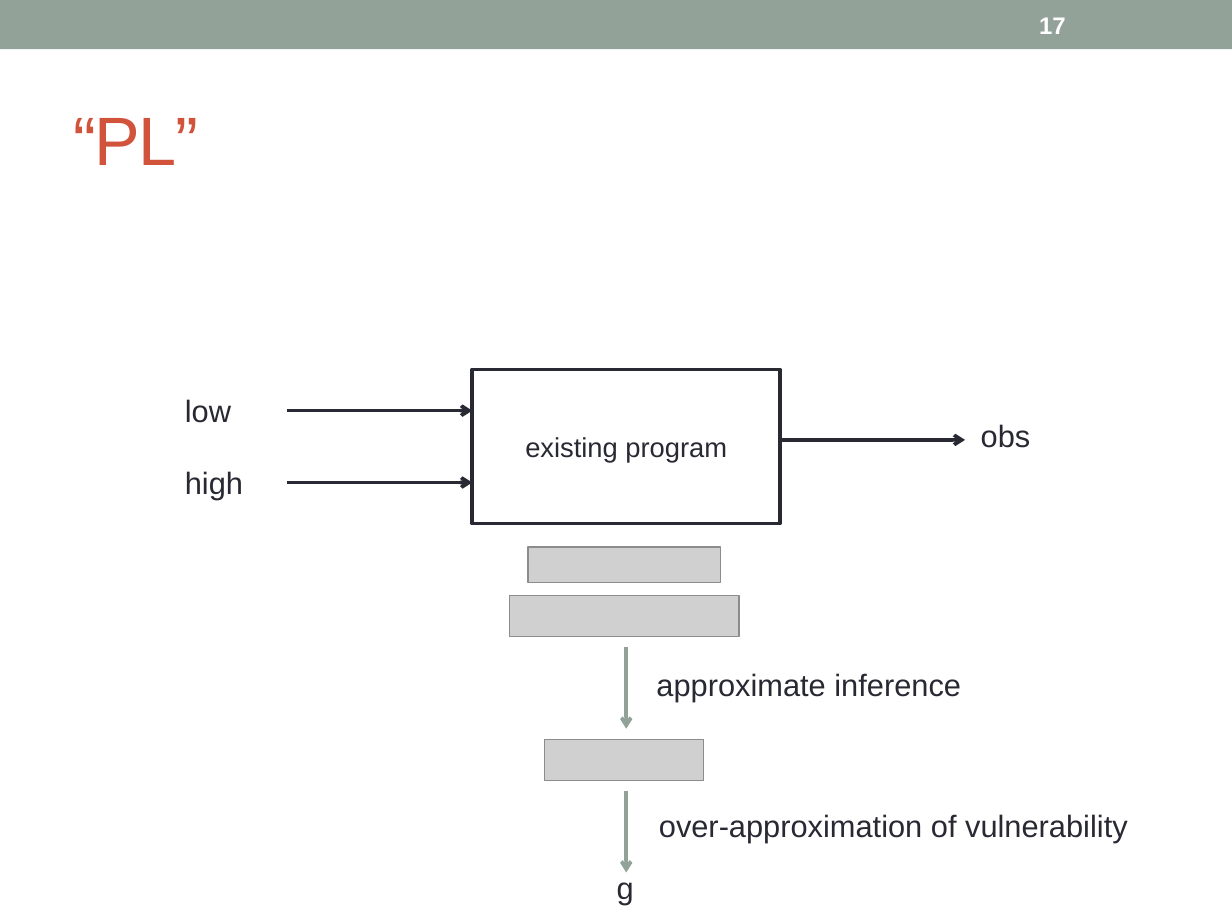
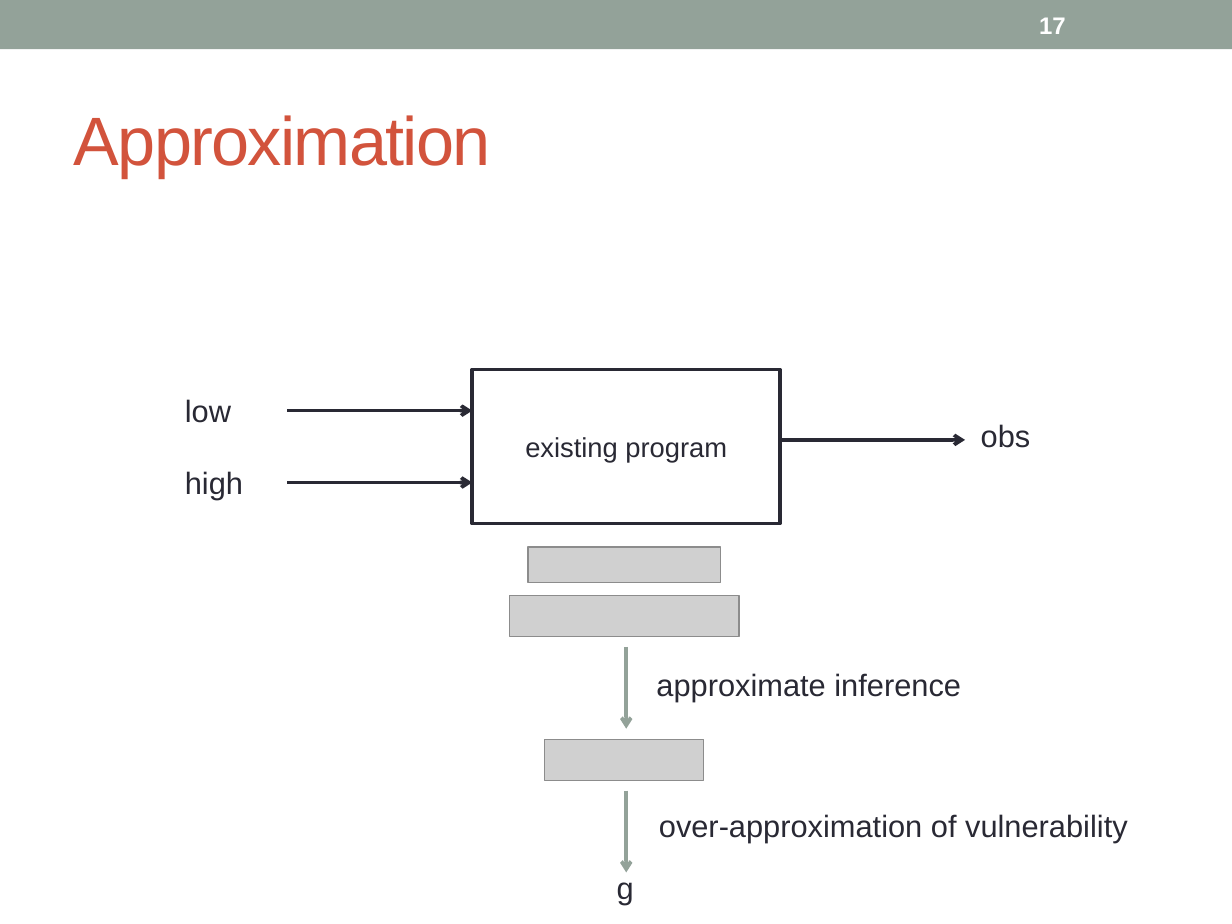
Before and after one commit to piotrm0/piotrm0.github.io, a slide deck: slide 17 of docs/mardziel15hcss.pres.pptx. Drawn at 1232x924 pixels with LibreOffice and Linux fonts; fonts in the diff are those of the drawing; grey boxes stand for pictures. Boxes give left, top, right and bottom in pixels: in the first picture for what was removed or moved away, otherwise in the second. Text is boxed around its words. In the diff, an @@ line names an element or a change of style, - is before the commit and + after.

```diff
--- a/docs/mardziel15hcss.pres.pptx
+++ b/docs/mardziel15hcss.pres.pptx
@@ title at (x1=74, y1=115, x2=491, y2=178): text changed @@
-“PL”
+Approximation
```
Also in this commit, not shown: 1 other slide changed, 1 other file.
